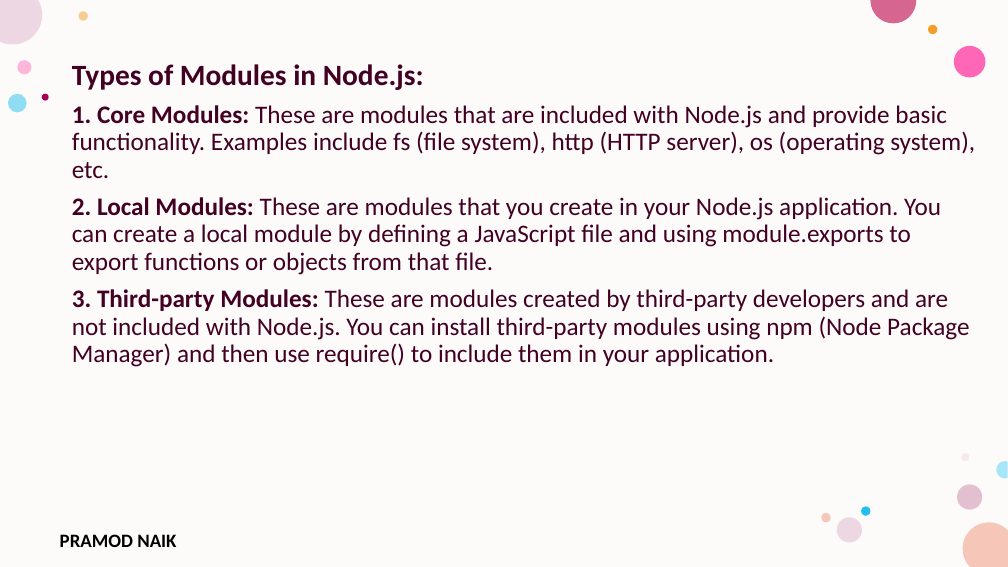
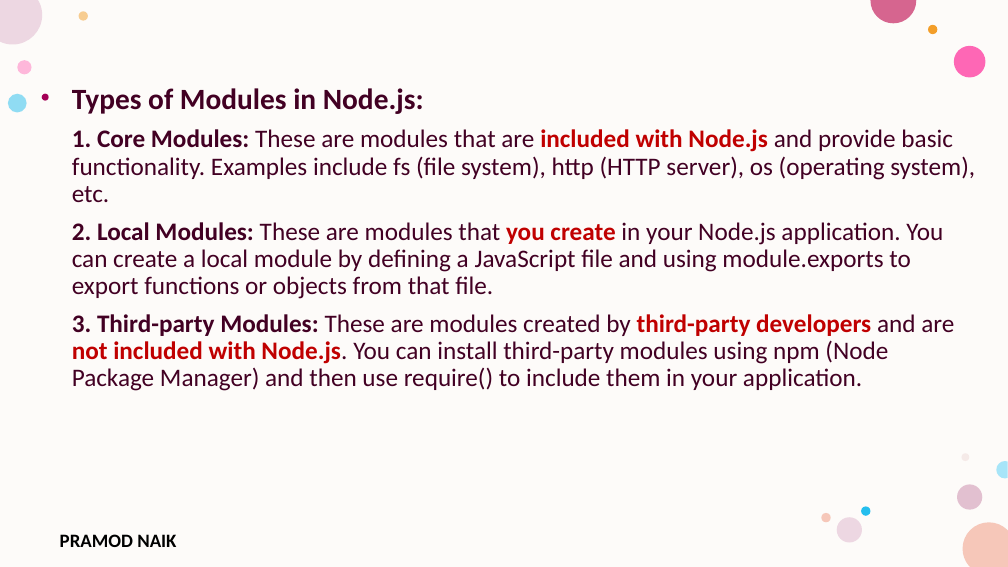
Before and after one commit to PRAMOD-VISHNU-NAIK/MCA-3rd-Sem-Srinivas-College, a slide deck: slide 26 of Theory CLass Notes/Unit-2.pptx. Drawn at 1008x567 pixels with LibreOffice and Linux fonts; fonts in the diff are those of the drawing; background and template pictures are left out. Boxes give left, top, right and bottom in pixels: in the first picture for what was removed or moved away, otherwise in the second. Text is boxed around its words. In the diff, an @@ line names an element or a change of style, - is before the commit and + after.

Commit message:
Node.js Modules Updated.

```diff
--- a/Theory CLass Notes/Unit-2.pptx
+++ b/Theory CLass Notes/Unit-2.pptx
@@ text "Types of Modules in Node.js:": place and size @@
-text "Types of Modules in Node.js:" at [72,64,975,367]
+text "Types of Modules in Node.js:" at [72,88,975,391]
@@ text at [72,129,975,391]: text colour #420023 to #C00000, bold on in "included with Node.js", "you create", "third-party developers not included with Node.js." @@
```
Also in this commit, not shown: 2 other slides changed, 13 slides added.
